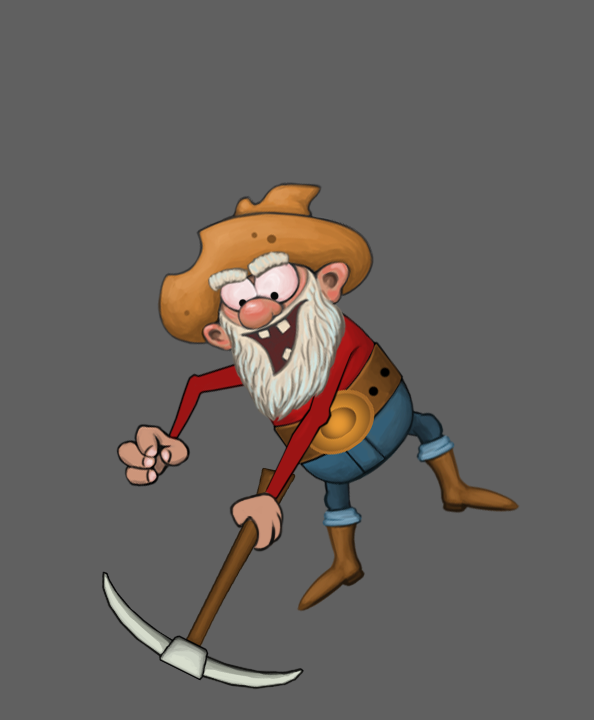
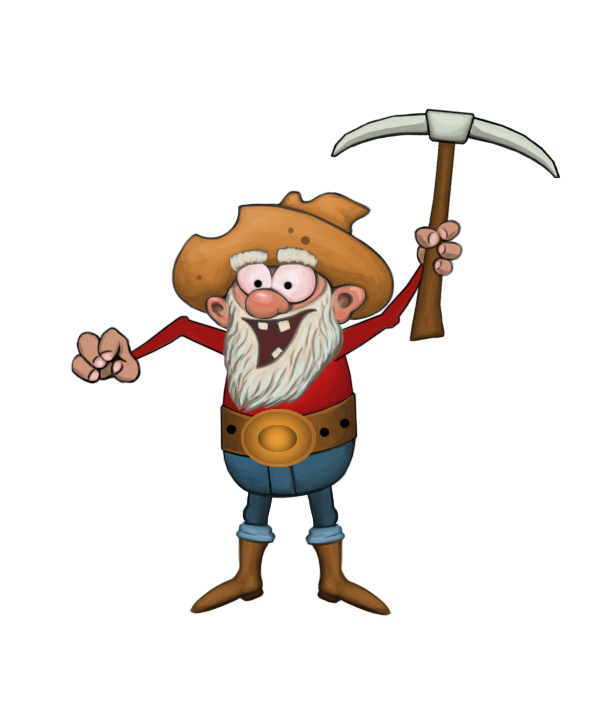
Before/after of a 594px x 720px layered artwork. What changed in the layer stack:
renamed "Group 1 copy" to "atack02", hid the group it (7 layers), moved it above "attack01" over left=101, top=181, right=521, bottom=690
painted on "Layer 14" (1st of 4, in "atack02") over left=195, top=273, right=300, bottom=335
painted on "Layer 16" (1st of 4, in "atack02") over left=128, top=425, right=177, bottom=482
renamed "Group 1" to "static", showed the group it (14 layers) over left=70, top=32, right=573, bottom=618
added layer "Layer 19" (2nd of 2, in "static") in group "static" over left=252, top=278, right=294, bottom=291
painted on "Layer 7" (3rd of 3, in "static") over left=241, top=308, right=256, bottom=319
painted on "Layer 16" (4th of 4, in "static") over left=80, top=338, right=133, bottom=380
painted on "Layer 15" (3rd of 3, in "static") over left=405, top=225, right=463, bottom=300
hid "Layer 8", painted on it over left=0, top=0, right=594, bottom=720
